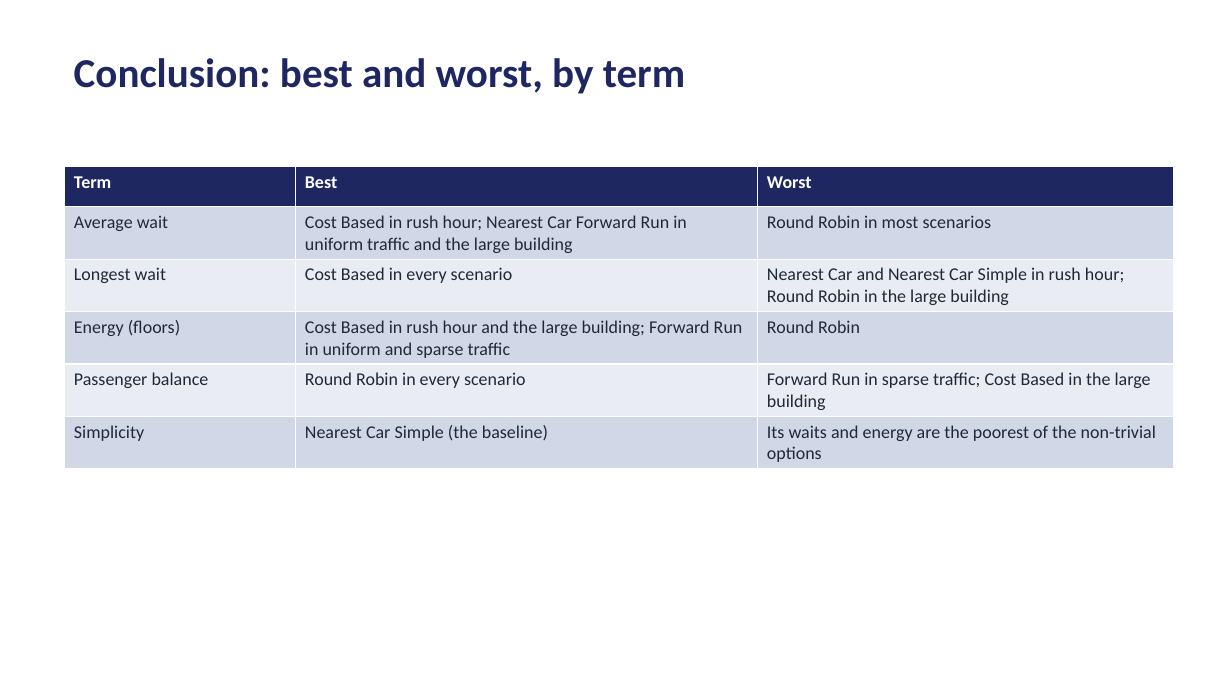
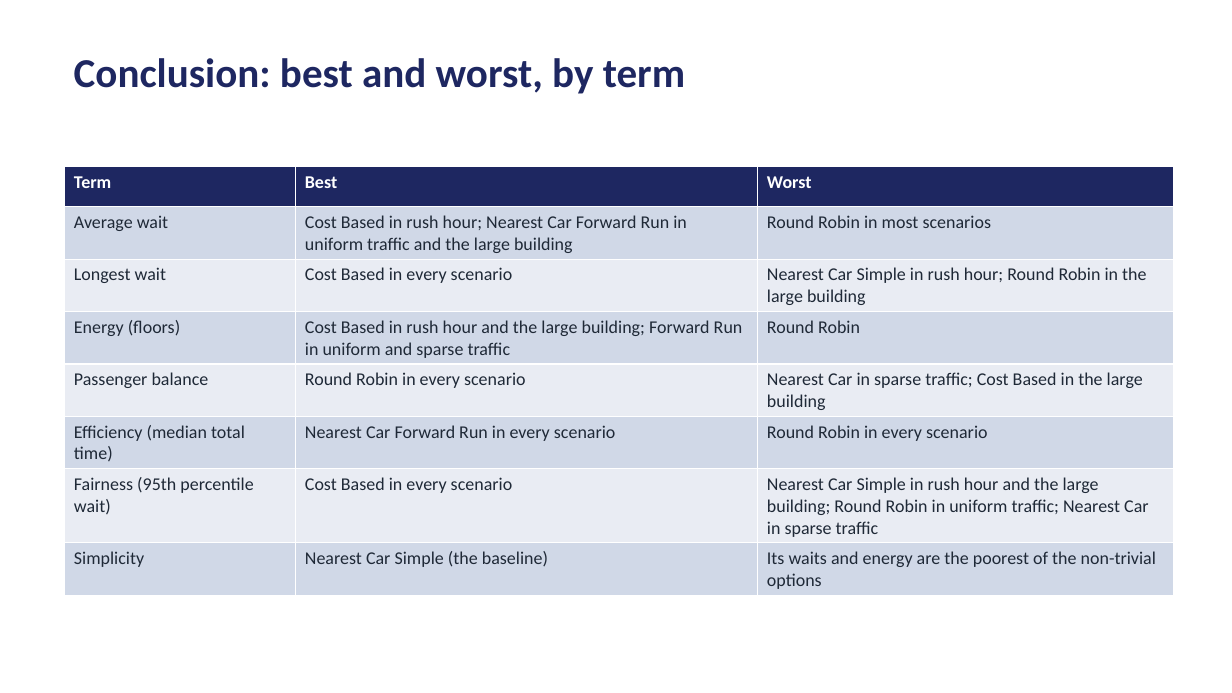
Before and after one commit to yashrajarora/kkr-simulator-python, a slide deck: slide 24 of docs/elevator_strategies_summary.pptx (slide 23 before the commit). Drawn at 1232x693 pixels with LibreOffice and Linux fonts; fonts in the diff are those of the drawing. Boxes give left, top, right and bottom in pixels: in the first picture for what was removed or moved away, otherwise in the second. Text is boxed around its words. In the diff, an @@ line names an element or a change of style, - is before the commit and + after.

Commit message:
Changes to nearest car scenario and other sample data changes

```diff
--- a/docs/elevator_strategies_summary.pptx
+++ b/docs/elevator_strategies_summary.pptx
@@ table at [65,166,1174,595] @@
-row 3, column 3: Nearest Car and Nearest Car Simple in rush hour; Round Robin in the large building
+row 3, column 3: Nearest Car Simple in rush hour; Round Robin in the large building
-row 5: Passenger balance | Round Robin in every scenario | Forward Run in sparse traffic; Cost Based in the large building
+row 5: Passenger balance | Round Robin in every scenario | Nearest Car in sparse traffic; Cost Based in the large building
+row 6: Efficiency (median total time) | Nearest Car Forward Run in every scenario | Round Robin in every scenario
+row 7: Fairness (95th percentile wait) | Cost Based in every scenario | Nearest Car Simple in rush hour and the large building; Round Robin in uniform traffic; Nearest Car in sparse traffic
```
Also in this commit, not shown: 10 other slides changed, 6 slides added, 13 other files.
